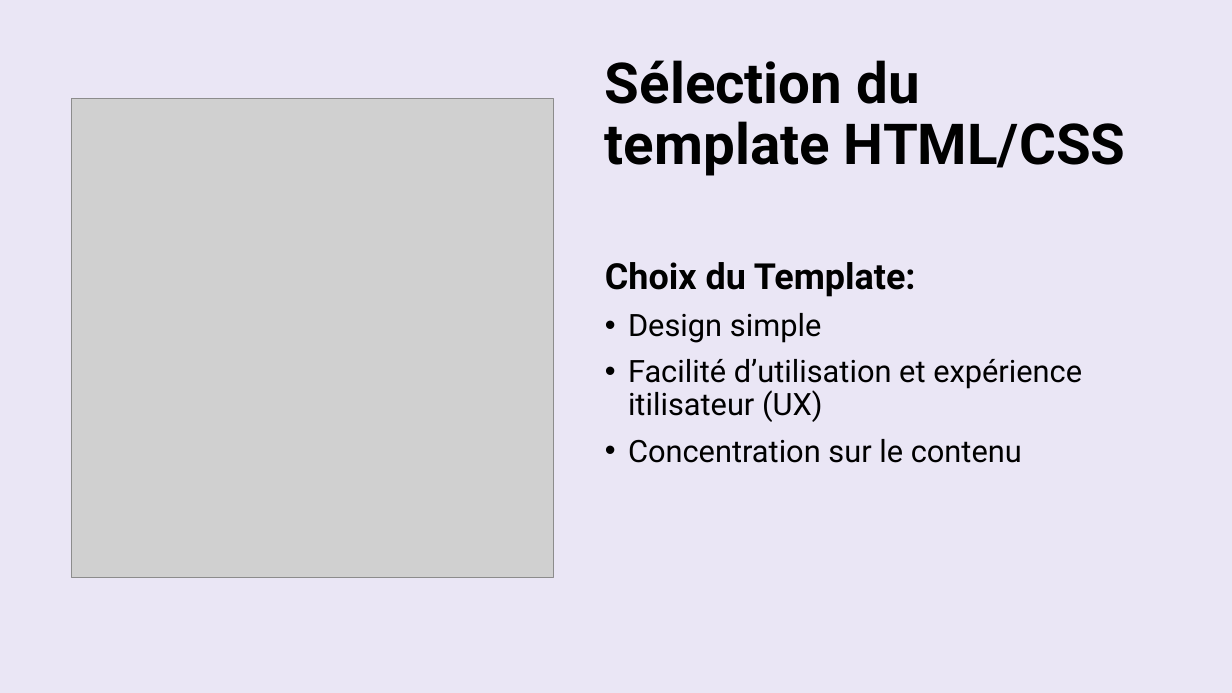
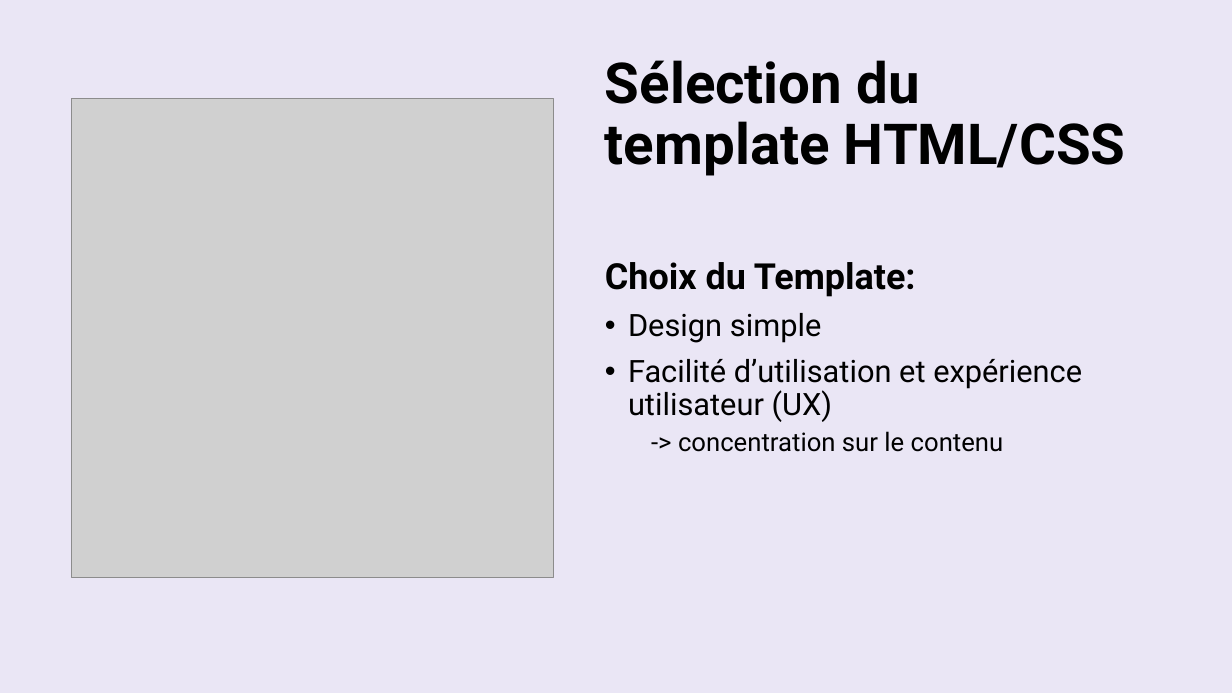
Before and after one commit to Gutsey68/electrochip, a slide deck: slide 3 of seyzeriat_gauthier-dwwm_projet_3.pptx. Drawn at 1232x693 pixels with LibreOffice and Linux fonts; fonts in the diff are those of the drawing; grey boxes stand for pictures. Boxes give left, top, right and bottom in pixels: in the first picture for what was removed or moved away, otherwise in the second. Text is boxed around its words. In the diff, an @@ line names an element or a change of style, - is before the commit and + after.

```diff
--- a/seyzeriat_gauthier-dwwm_projet_3.pptx
+++ b/seyzeriat_gauthier-dwwm_projet_3.pptx
@@ text at <box>628,359,1082,452</box>: text changed @@
-• Facilité d’utilisation et expérience itilisateur (UX)
-• Concentration sur le contenu
+• Facilité d’utilisation et expérience utilisateur (UX)
+  -> concentration sur le contenu
```
Also in this commit, not shown: 3 other slides changed.
